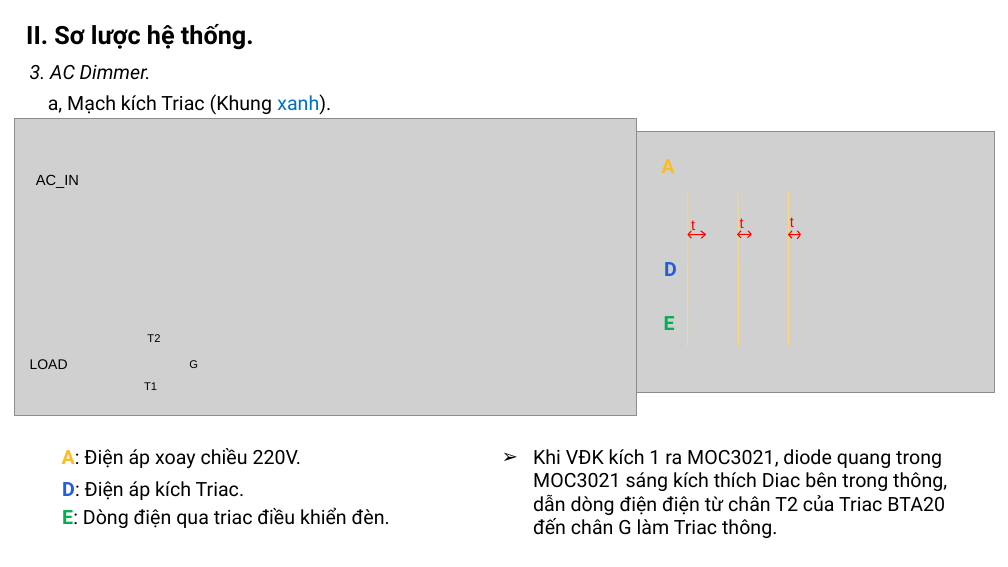
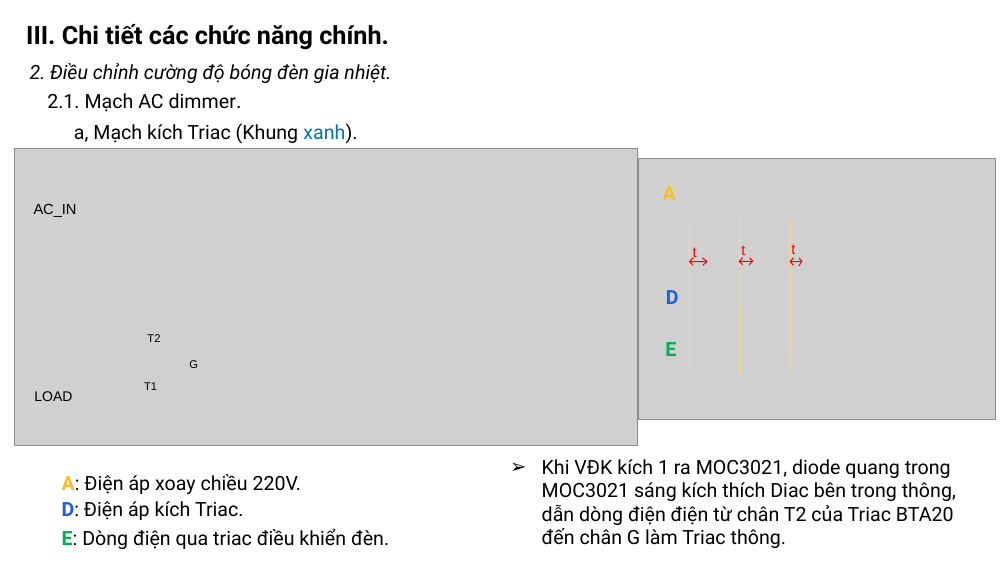
Before and after one commit to khanhnm08/HK_Egg_Incubator, a slide deck: slide 9 of Slide bao cao.pptx (slide 6 before the commit). Drawn at 1008x567 pixels with LibreOffice and Linux fonts; fonts in the diff are those of the drawing; grey boxes stand for pictures. Boxes give left, top, right and bottom in pixels: in the first picture for what was removed or moved away, otherwise in the second. Text is boxed around its words. In the diff, an @@ line names an element or a change of style, - is before the commit and + after.

```diff
--- a/Slide bao cao.pptx
+++ b/Slide bao cao.pptx
@@ text at bbox=[26, 24, 389, 50]: text changed @@
-II. Sơ lược hệ thống.
+III. Chi tiết các chức năng chính.
@@ text at bbox=[30, 63, 391, 83]: text changed @@
-3. AC Dimmer.
+2. Điều chỉnh cường độ bóng đèn gia nhiệt.
@@ text added at bbox=[47, 93, 242, 112], 14 pt, text #000000 @@
+2.1. Mạch AC dimmer.
@@ text "a, Mạch kích Triac (Khung ...": place and size @@
-text "a, Mạch kích Triac (Khung ..." at bbox=[48, 94, 331, 115]
+text "a, Mạch kích Triac (Khung ..." at bbox=[74, 123, 357, 144]
@@ picture: place and size @@
-picture at bbox=[14, 119, 637, 415]
+picture at bbox=[15, 148, 638, 445]
@@ text "AC_IN": place and size @@
-text "AC_IN" at bbox=[36, 174, 79, 188]
+text "AC_IN" at bbox=[34, 203, 77, 217]
@@ 18 lines, 6 texts, 1 picture: place and size @@
-18 lines, 6 texts, 1 picture at bbox=[62, 132, 995, 468]
+18 lines, 6 texts, 1 picture at bbox=[62, 159, 996, 494]
@@ text "E": place and size @@
-text "E" at bbox=[664, 316, 675, 330]
+text "E" at bbox=[665, 342, 676, 356]
@@ text "LOAD": place and size @@
-text "LOAD" at bbox=[30, 359, 68, 369]
+text "LOAD" at bbox=[34, 391, 72, 401]
@@ text "Khi VĐK kích 1 ra ...": place and size @@
-text "Khi VĐK kích 1 ra ..." at bbox=[533, 449, 947, 538]
+text "Khi VĐK kích 1 ra ..." at bbox=[542, 459, 956, 548]
@@ text "D: Điện áp kích Triac.": place and size @@
-text "D: Điện áp kích Triac." at bbox=[62, 481, 245, 500]
+text "D: Điện áp kích Triac." at bbox=[62, 501, 244, 520]
@@ text "E: Dòng điện qua triac ...": place and size @@
-text "E: Dòng điện qua triac ..." at bbox=[62, 507, 390, 528]
+text "E: Dòng điện qua triac ..." at bbox=[62, 528, 389, 549]
```
Also in this commit, not shown: 11 other slides changed, 1 slide added.
